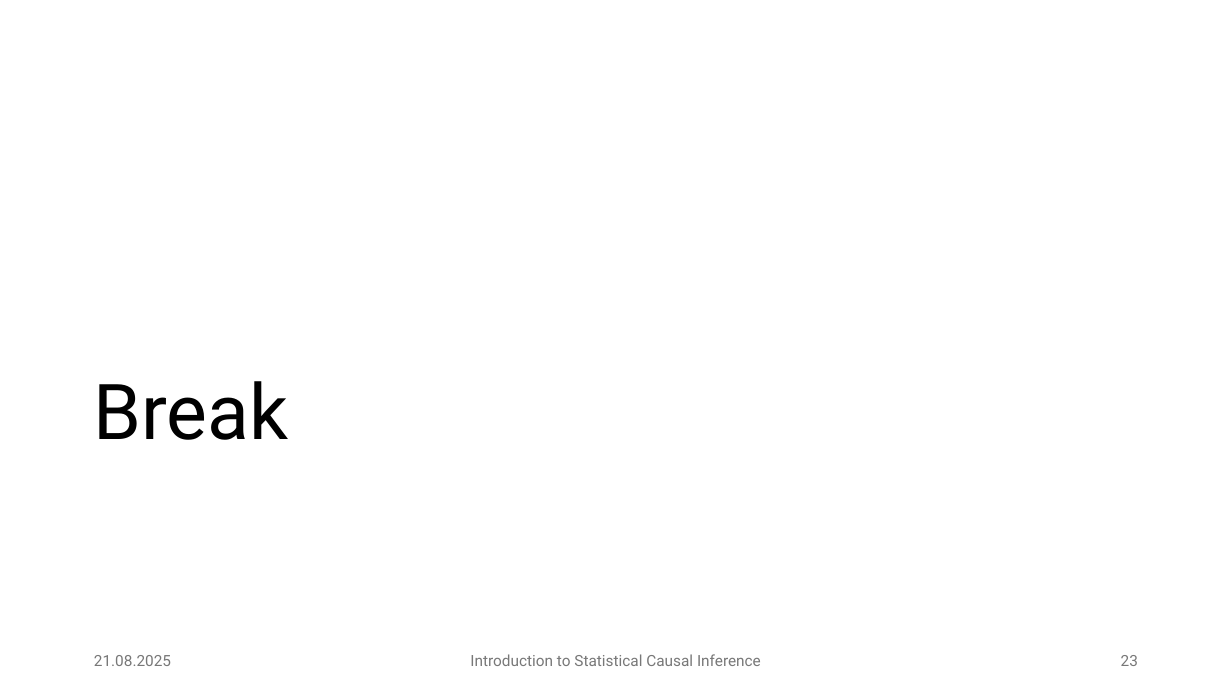
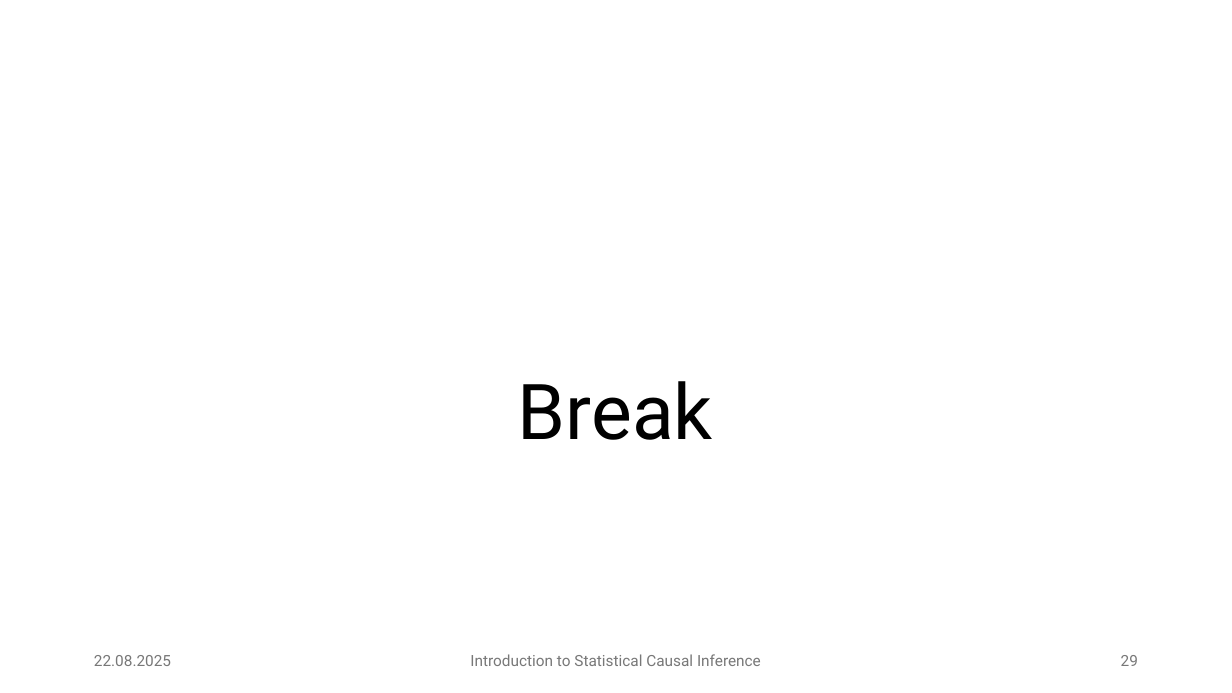
Before and after one commit to JulianFrattini/bda4sci, a slide deck: slide 29 of version2/slides/intro-sci.pptx (slide 23 before the commit). Drawn at 1232x693 pixels with LibreOffice and Linux fonts; fonts in the diff are those of the drawing; background and template pictures are left out. Boxes give left, top, right and bottom in pixels: in the first picture for what was removed or moved away, otherwise in the second. Text is boxed around its words. In the diff, an @@ line names an element or a change of style, - is before the commit and + after.

```diff
--- a/version2/slides/intro-sci.pptx
+++ b/version2/slides/intro-sci.pptx
@@ title "Break" at <box>518,381,713,440</box>: alignment left to centre @@
@@ text at <box>94,655,171,666</box>: text changed @@
-21.08.2025
+22.08.2025
@@ page number at <box>1121,655,1138,666</box>: text changed @@
-23
+29
```
Also in this commit, not shown: 47 other slides changed, 7 slides added, 1 slide removed, 7 other files.
